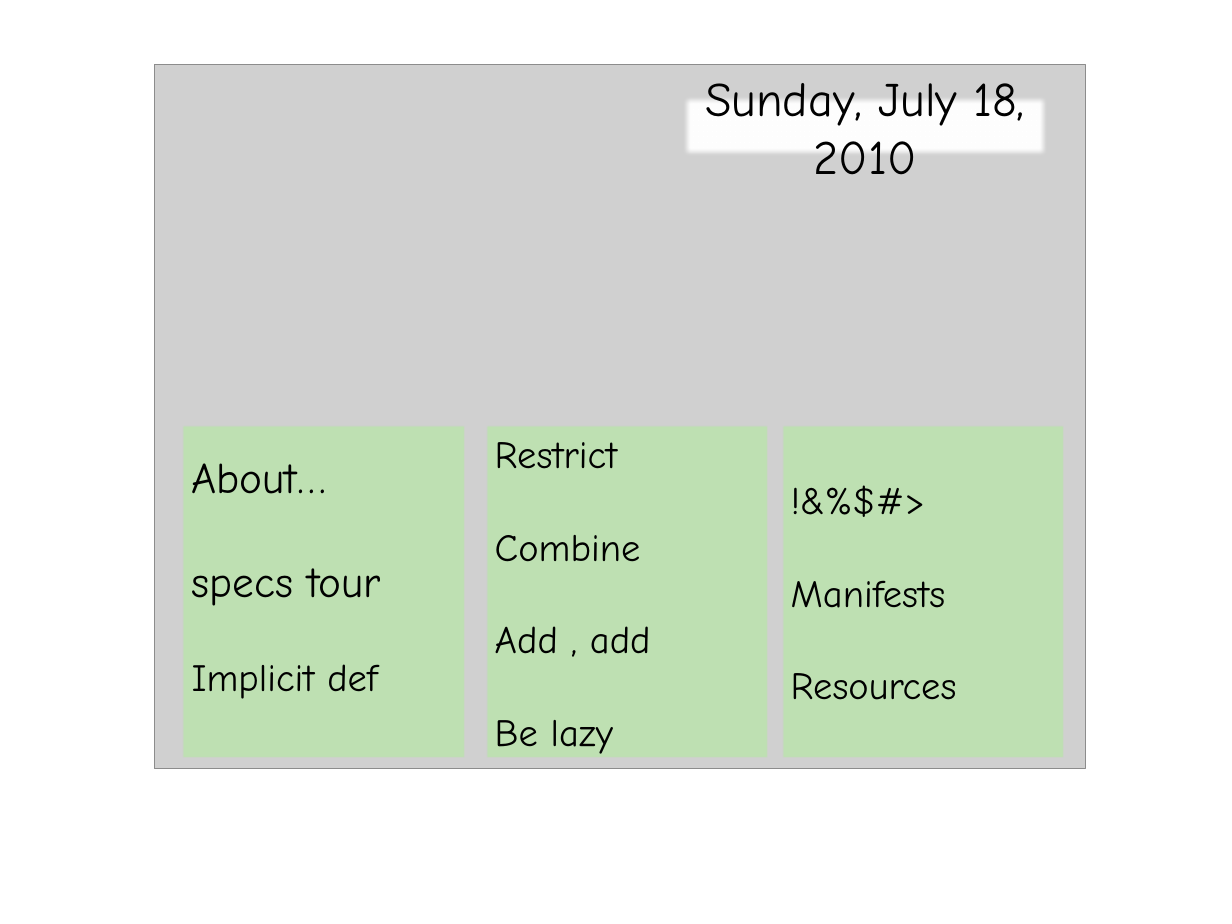
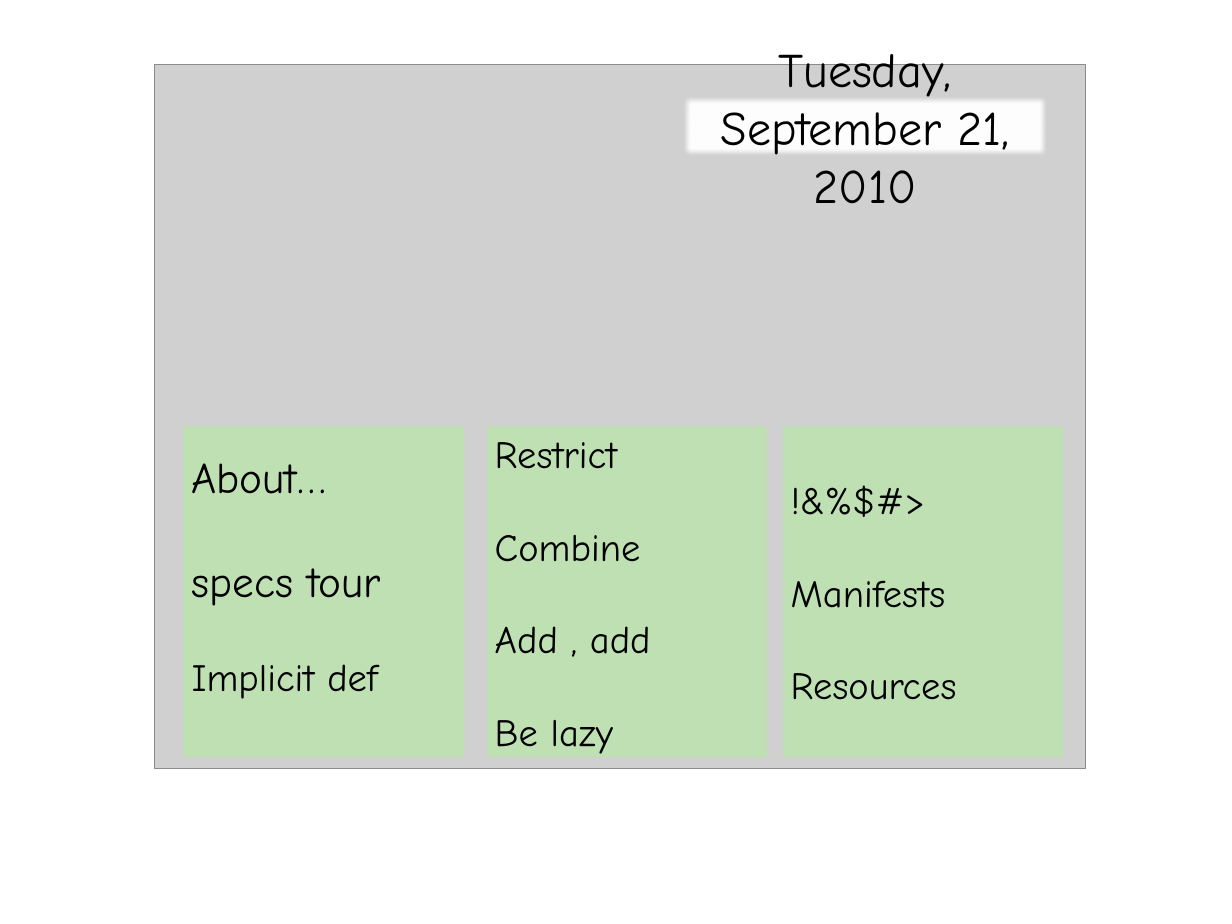
Before and after one commit to etorreborre/oscon-2010, a slide deck: slide 2 of src/main/resources/oscon_2010_specs.pptx. Drawn at 1232x924 pixels with LibreOffice and Linux fonts; fonts in the diff are those of the drawing; grey boxes stand for pictures; background and template pictures are left out. Boxes give left, top, right and bottom in pixels: in the first picture for what was removed or moved away, otherwise in the second. Text is boxed around its words. In the diff, an @@ line names an element or a change of style, - is before the commit and + after.

Commit message:
created a BFG version of the talk

```diff
--- a/src/main/resources/oscon_2010_specs.pptx
+++ b/src/main/resources/oscon_2010_specs.pptx
@@ text in rectangle at (x1=721, y1=46, x2=1009, y2=204): text changed @@
-Sunday, July 18, 2010
+Tuesday, September 21, 2010
```
Also in this commit, not shown: 3 other slides changed, 1 other file.
